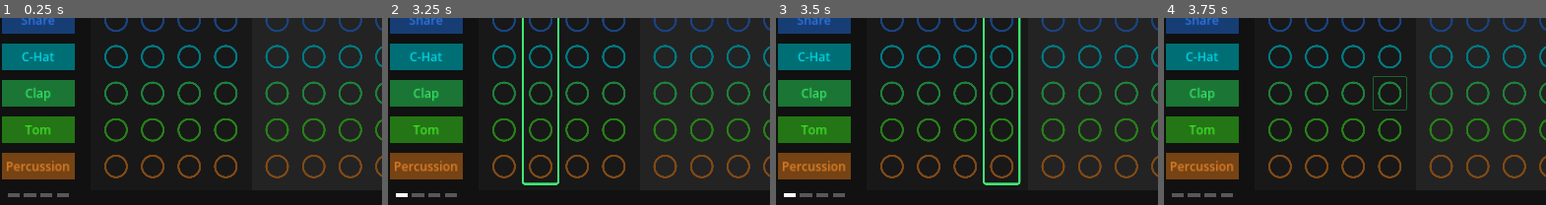
Above: before the commit, frames 1-4 (left to right).
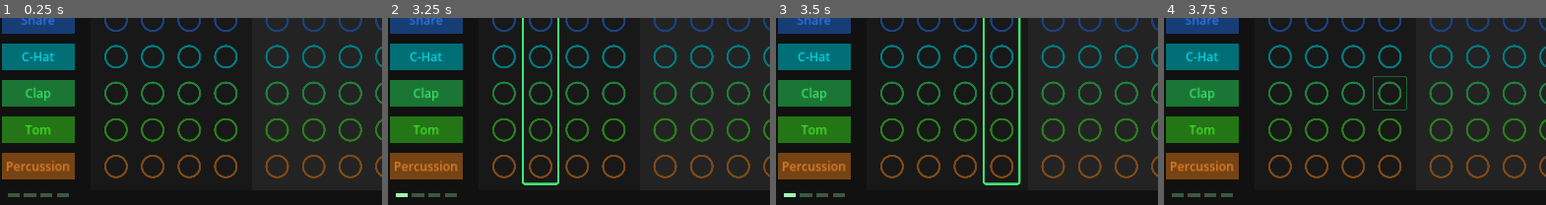
Above: after the commit, the same moments.

Repository: JulienToumieh/bsteppr
Game: Godot game, scene res://main.tscn
The game is run twice, just before and just after one commit, with the same random seed, the same clock (stepped at 60 frames per second) and the same inputs.
Inputs (mouse positions are % of the whole screen's width and height, from its top left):
- Up to frame 1 (0.25 s): no input
- Up to frame 2 (3.25 s): click (18, 11) at 0.52 s; click (18, 11) at 1.27 s; click (18, 11) at 2.02 s; tap Enter at 2.75 s; move the mouse to (74, 46) at 2.77 s; tap Space (start-stop) at 2.85 s; click (74, 46) at 2.92 s
- Up to frame 3 (3.5 s): no input
- Up to frame 4 (3.75 s): tap Space (start-stop) at 3.5 s; drag from (31, 56) to (46, 71) at 3.52 s
The pictures show only the part of the screen within x 3-53%, y 39-89%; the shares and areas given below are measured in that part.

The runs differ from the first frame. In frame 1, 0.3% of the frame differs, in the area x 2-19%, y 93-96%; in frame 2, 0.3%; in frame 3, 0.3%; in frame 4, 0.3%.

Commit message:
Fixed minor issue with change kit popup + changed bar indicator color

Diff:
--- a/main.tscn
+++ b/main.tscn
@@ -133,21 +133,25 @@
 position = Vector2(120, 640)
 
 [node name="b4" type="Sprite2D" parent="BarIndicator"]
+modulate = Color(0.606547, 0.995885, 0.683453, 1)
 position = Vector2(48, 0)
 scale = Vector2(24, 7.99999)
 texture = ExtResource("9_7kt5k")
 
 [node name="b3" type="Sprite2D" parent="BarIndicator"]
+modulate = Color(0.606547, 0.995885, 0.683453, 1)
 position = Vector2(16, 0)
 scale = Vector2(24, 7.99999)
 texture = ExtResource("9_7kt5k")
 
 [node name="b2" type="Sprite2D" parent="BarIndicator"]
+modulate = Color(0.606547, 0.995885, 0.683453, 1)
 position = Vector2(-16, 0)
 scale = Vector2(24, 7.99999)
 texture = ExtResource("9_7kt5k")
 
 [node name="b1" type="Sprite2D" parent="BarIndicator"]
+modulate = Color(0.606547, 0.995885, 0.683453, 1)
 position = Vector2(-48, 0)
 scale = Vector2(24, 7.99999)
 texture = ExtResource("9_7kt5k")
--- a/scenes/change_kit_popup.tscn
+++ b/scenes/change_kit_popup.tscn
@@ -20,10 +20,10 @@
 texture = ExtResource("1_4gpbf")
 
 [node name="Button" type="Button" parent="."]
-offset_left = -264.0
-offset_top = -168.0
-offset_right = 264.0
-offset_bottom = 160.0
+offset_left = -496.0
+offset_top = -280.0
+offset_right = 496.0
+offset_bottom = 280.0
 
 [node name="1Px2" type="Sprite2D" parent="."]
 position = Vector2(-9.05991e-06, 8.10623e-06)
